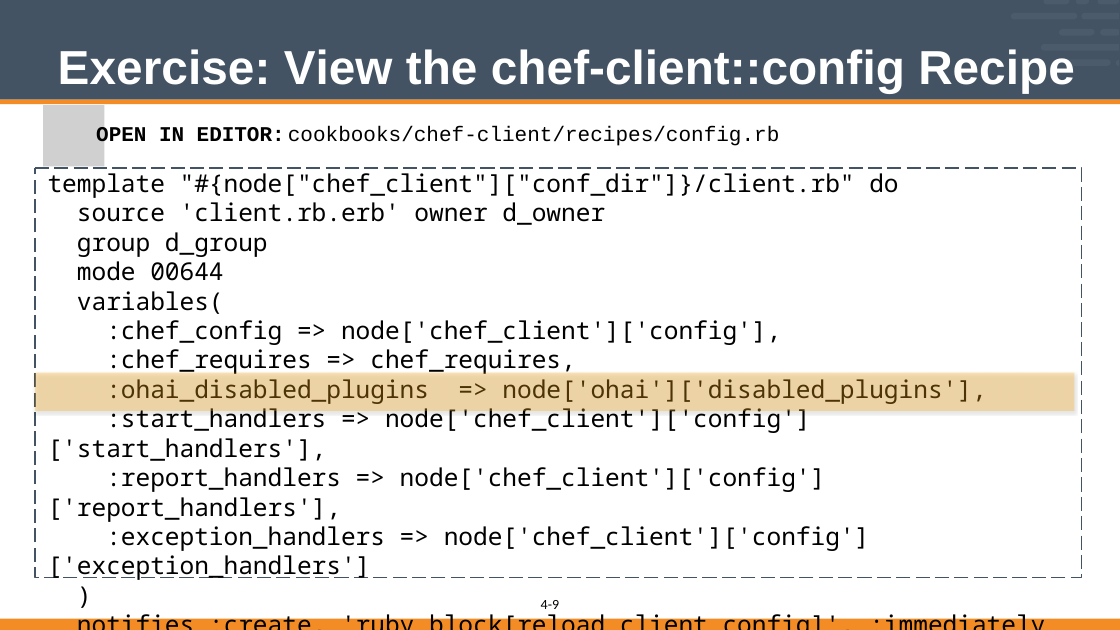
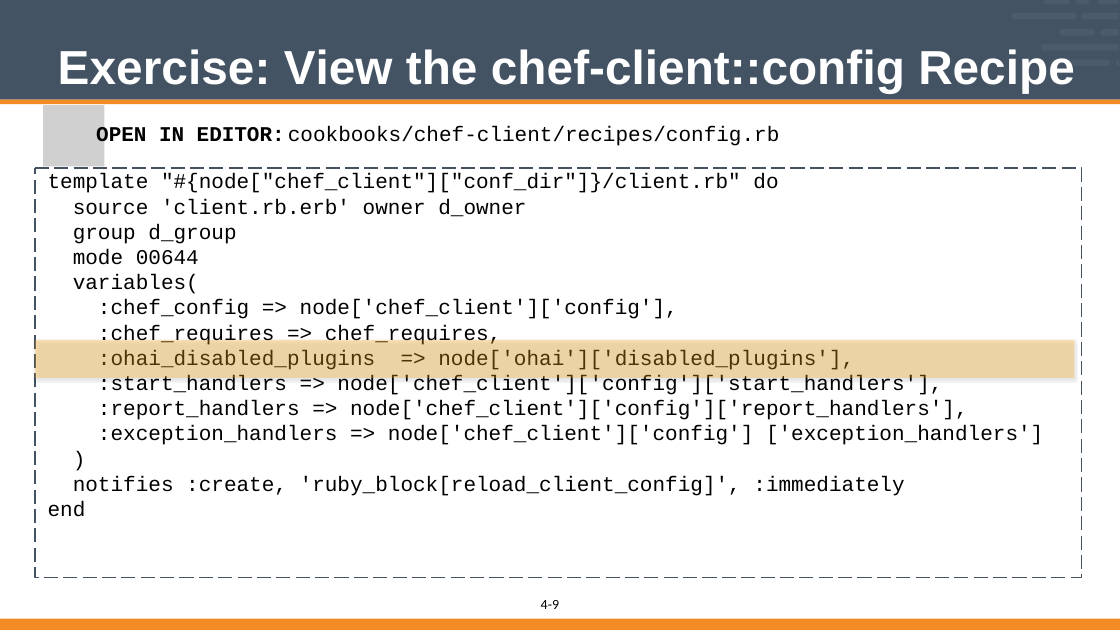
Before and after one commit to vinyar/chef-intermediate, a slide deck: slide 9 of 04-writing_ohai_plugins.pptx. Drawn at 1120x630 pixels with LibreOffice and Linux fonts; fonts in the diff are those of the drawing; grey boxes stand for pictures. Boxes give left, top, right and bottom in pixels: in the first picture for what was removed or moved away, otherwise in the second. Text is boxed around its words. In the diff, an @@ line names an element or a change of style, - is before the commit and + after.

```diff
--- a/04-writing_ohai_plugins.pptx
+++ b/04-writing_ohai_plugins.pptx
@@ freeform shape "template "#{node["chef_client"]["conf_dir"]}/client.rb" do" at [35,168,1082,578]: size 28 to 24 pt, font Noto Sans Mono to Courier New @@
@@ rectangle: place and size @@
-rectangle at [35,373,1075,411]
+rectangle at [35,340,1075,378]
```
Also in this commit, not shown: 35 other slides changed.
